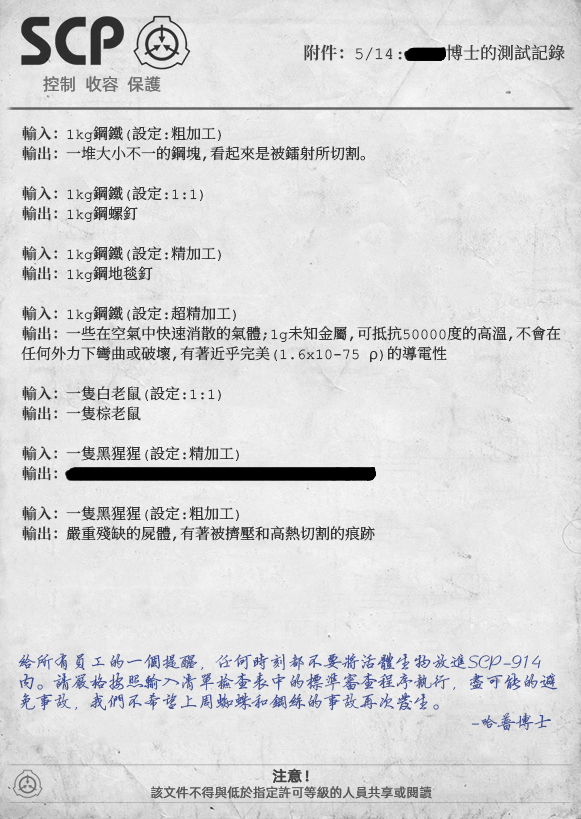
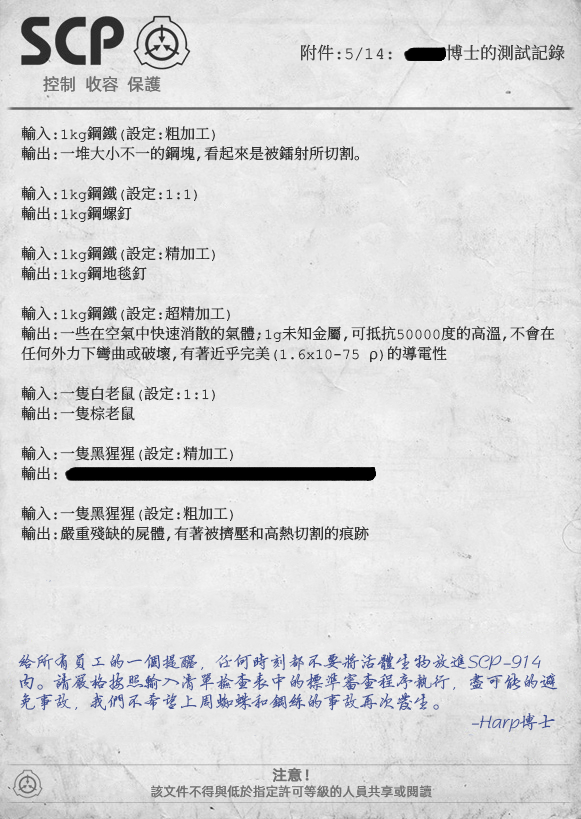
Layers edited between the first and the second w=581, h=819 image:
moved "注意！" above "控制 收容 保護", painted on it over bbox(272, 767, 309, 783)
moved "該文件不得與低於指定許可等級的人員共享或閱讀" above "图层 1", painted on it over bbox(151, 785, 432, 799)
painted on "輸入：1kg鋼鐵（設定：粗加工） 輸出：一堆大小不一的鋼塊，看起來是被鐳射所切割。 輸入：1kg鋼鐵（設定：1:1） 輸出：" over bbox(21, 126, 561, 542)
painted on "附件：5/14: 博士的測試記錄" over bbox(301, 44, 402, 61)
painted on "给所有员工的一个提醒，任何时刻都不要将活体生物放进SCP-914 内。请严格按照输入清单检查表中的标准审查程序执行，尽可能的避" over bbox(480, 712, 555, 732)
